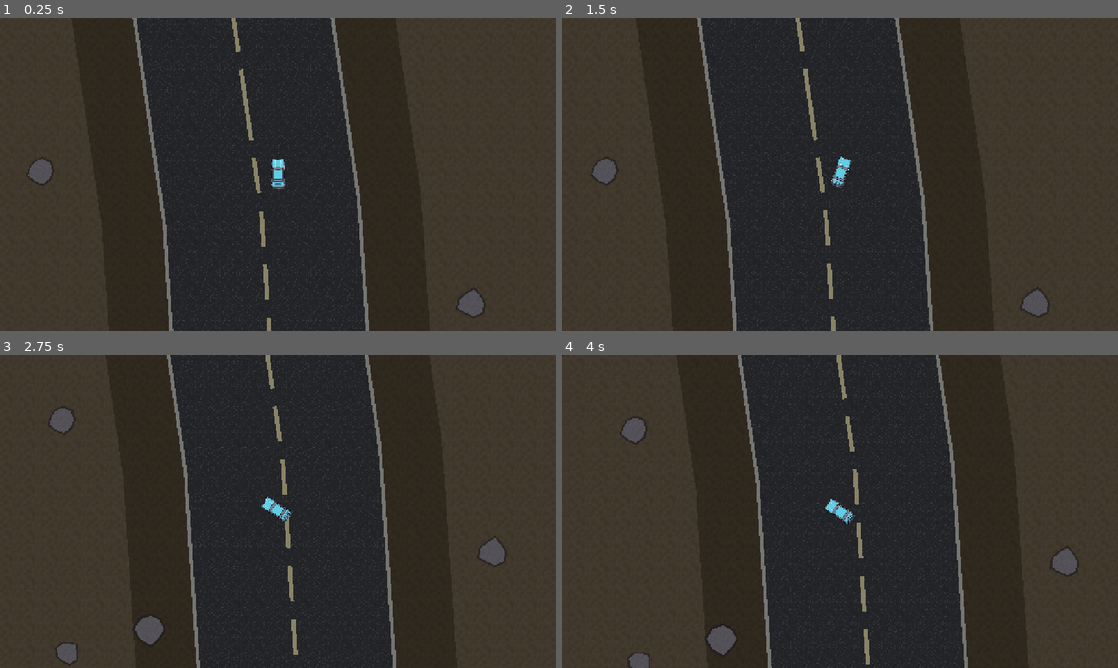
Above: before the commit, frames 1-4 (two rows, left to right).
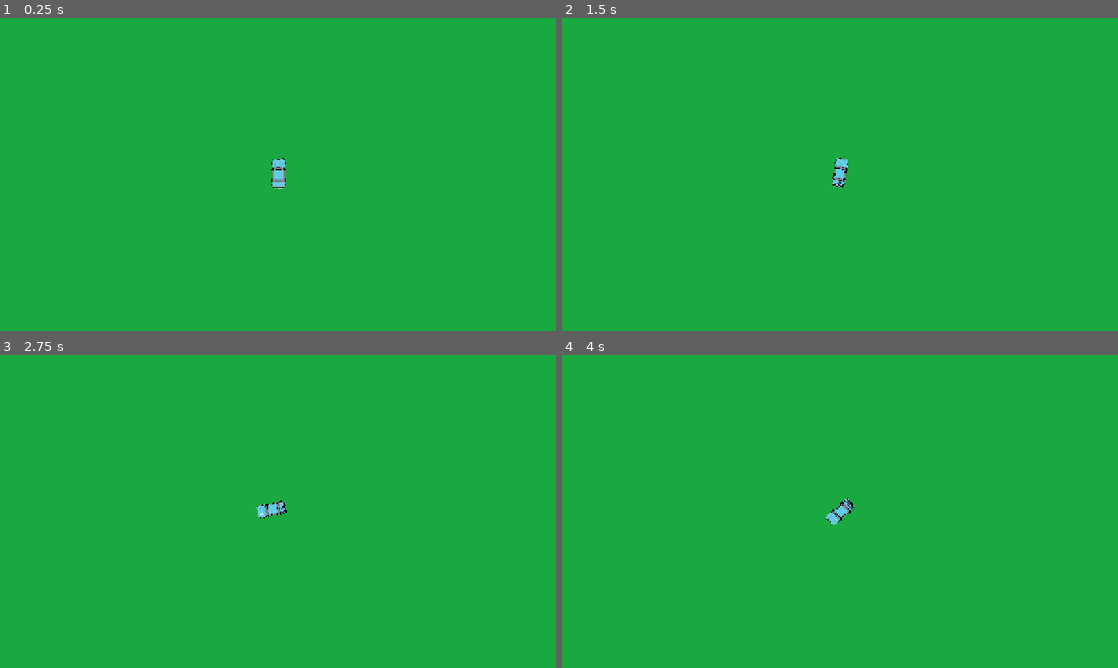
Above: after the commit, the same moments.

Repository: viictor1/Route-207
Game: Godot game, scene res://scenes/main.tscn
The game is run twice, just before and just after one commit, with the same random seed, the same clock (stepped at 60 frames per second) and the same inputs.
Inputs:
- Up to frame 1 (0.25 s): no input
- Up to frame 2 (1.5 s): tap Enter at 0.5 s; hold D (steer_right) 0.53-1.28 s; tap W (throttle) at 0.6, 1.35 s; hold S (brake) from 1.28 s (still down)
- Up to frame 3 (2.75 s): release S (brake) at 2.03 s; hold D (steer_right) from 2.03 s (still down); tap W (throttle) at 2.1 s
- Up to frame 4 (4 s): tap W (throttle) at 2.85, 3.6 s; release D (steer_right) at 3.53 s; hold A (steer_left) from 3.53 s (still down)

The runs differ from the first frame. In frame 1, 100% of the frame differs, in the area x 0-100%, y 0-100%; in frame 2, 100%; in frame 3, 100%; in frame 4, 100%.

Commit message:
feat: adiciona mapa 1 e adiciona ajustes a mecânica do carro

Diff:
--- a/project.godot
+++ b/project.godot
@@ -12,7 +12,7 @@
 
 config/name="route207"
 run/main_scene="res://scenes/main.tscn"
-config/features=PackedStringArray("4.6", "GL Compatibility")
+config/features=PackedStringArray("4.7", "GL Compatibility")
 config/icon="res://icon.svg"
 
 [display]
@@ -61,10 +61,14 @@
 [physics]
 
 2d/default_gravity=0.0
+common/physics_interpolation=true
 
 [rendering]
 
+textures/canvas_textures/default_texture_filter=0
 rendering_device/driver.windows="d3d12"
 renderer/rendering_method="gl_compatibility"
 renderer/rendering_method.mobile="gl_compatibility"
 environment/defaults/default_clear_color=Color(0.078, 0.086, 0.106, 1)
+2d/snap/snap_2d_transforms_to_pixel=true
+2d/snap/snap_2d_vertices_to_pixel=true
--- a/scenes/main.tscn
+++ b/scenes/main.tscn
@@ -1,18 +1,26 @@
-[gd_scene load_steps=5 format=3]
+[gd_scene format=3 uid="uid://dnytmea6nc0g0"]
 
-[ext_resource type="Script" path="res://scenes/world/highway.gd" id="1_highway"]
+[ext_resource type="Texture2D" uid="uid://c37h1l1sd7tn" path="res://assets/sprites/mapa_eua.png" id="1_jyhfs"]
 [ext_resource type="PackedScene" path="res://scenes/car/car.tscn" id="2_car"]
-[ext_resource type="Script" path="res://scenes/car/car_camera.gd" id="3_camera"]
+[ext_resource type="Script" uid="uid://c5vo37s52v7ph" path="res://scenes/car/car_camera.gd" id="3_camera"]
+[ext_resource type="Script" uid="uid://d2ndig7sl0vsr" path="res://scripts/car_model.gd" id="3_tbgi4"]
 
-[node name="Main" type="Node2D"]
+[sub_resource type="Resource" id="Resource_tefeu"]
+resource_local_to_scene = true
+script = ExtResource("3_tbgi4")
 
-[node name="Highway" type="Node2D" parent="."]
-script = ExtResource("1_highway")
-car_path = NodePath("../Car")
+[node name="Main" type="Node2D" unique_id=2093617782]
 
-[node name="Car" parent="." instance=ExtResource("2_car")]
+[node name="MapaEua" type="Sprite2D" parent="." unique_id=602840394]
+texture_filter = 1
+scale = Vector2(1.9, 1.9)
+texture = ExtResource("1_jyhfs")
 
-[node name="Camera" type="Camera2D" parent="."]
+[node name="Car" parent="." unique_id=232103198 instance=ExtResource("2_car")]
+position = Vector2(-2.3841858e-07, 0)
+model = SubResource("Resource_tefeu")
+
+[node name="Camera" type="Camera2D" parent="." unique_id=1930401467]
 zoom = Vector2(0.82, 0.82)
 position_smoothing_enabled = true
 position_smoothing_speed = 6.0
--- a/scripts/car_model.gd
+++ b/scripts/car_model.gd
@@ -3,17 +3,17 @@
 
 
 @export_group("Longitudinal")
-@export var max_speed: float = 920.0
-@export var reverse_max_speed: float = 320.0
-@export var acceleration: float = 1300.0
-@export var handbrake_brake: float = 700.0
-@export var coast_deceleration: float = 200.0
+@export var max_speed: float = 750.0
+@export var reverse_max_speed: float = 2700.0
+@export var acceleration: float = 500.0
+@export var handbrake_brake: float = 500.0
+@export var coast_deceleration: float = 90.0
 @export var drag: float = 0.35
 
 @export_group("Steering")
-@export var max_turn_rate: float = 3.2
+@export var max_turn_rate: float = 4
 @export var turn_speed_ref: float = 150.0
-@export var high_speed_turn_falloff: float = 0.45
+@export var high_speed_turn_falloff: float = 0.65
 @export var steer_smoothing: float = 9.0
 
 @export_group("Grip")
Binary file added: assets/sprites/mapa_eua.png
Not shown, added: assets/sprites/mapa_eua.png.import
